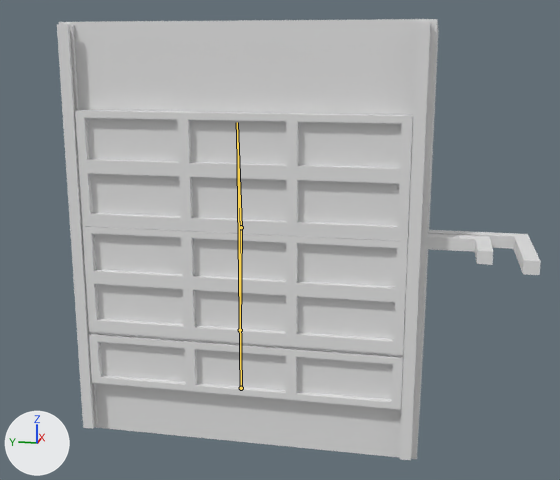
A saved change to the glTF model models/replicator/replicator.glb.
One viewpoint serves both versions: a 50 mm lens placed at (-4.51, -0.56, 1.88), pointed at (-0.33, 0.27, 0.84). The lights are fixed; the arrows at lower left show +X, +Y and +Z. The bones that bend it are drawn over the model as lines.

Names of what the first picture shows: 'BottomDoor', 'Cube', 'Cube.001', 'Cube.003', 'Cube.004', 'Shell', 'TopDoor1', 'TopDoor2'.
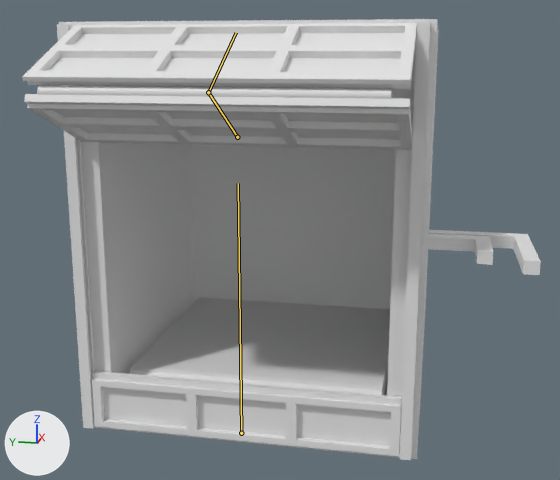
The newer file adds an action. The first version stands in its rest pose; the second is drawn at frame 0 of the action 'Close'.

What the commit changed:
Bone 'Bone' (bone_bone) moves from (0.0, 0.0, 0.0) to (-0.073, 0.904, 0.0).
Bone 'Bone' (bone_bone) turns from (0, 0, 0) to (0, 0, 68) degrees about its own x, y and z.
Bone 'Bone.001' (bone_bone_001) turns from (0, 0, 0) to (-3, -7, -135) degrees about its own x, y and z.
Bone 'Bone.002' (bone_bone_002) moves from (0.0, 0.0, 0.0) to (0.0, -0.237, 0.0).

What differs and where, as boxes (x1, y1, x2, y2) in the pictures (560 x 480 px):
'TopDoor1', posed (17% wider, 49% shorter): before (75, 110, 413, 241); after (22, 23, 417, 89)
'TopDoor2', posed (19% wider, 56% shorter): before (82, 226, 408, 355); after (24, 94, 412, 150)
'BottomDoor', posed (9% taller): before (89, 332, 404, 410); after (92, 371, 402, 456)
'Cylinder', posed (not visible before): after (37, 86, 392, 99)
'Cube.006', unchanged, uncovered by the edit: after (130, 297, 390, 395)
bone 'Bone', root to tip: before (240, 330) to (241, 227); after (237, 137) to (208, 92)
bone 'Bone.001', root to tip: before (241, 227) to (237, 122); after (208, 92) to (236, 32)
bone 'Bone.002', root to tip: before (241, 388) to (237, 130); after (241, 433) to (238, 183)
